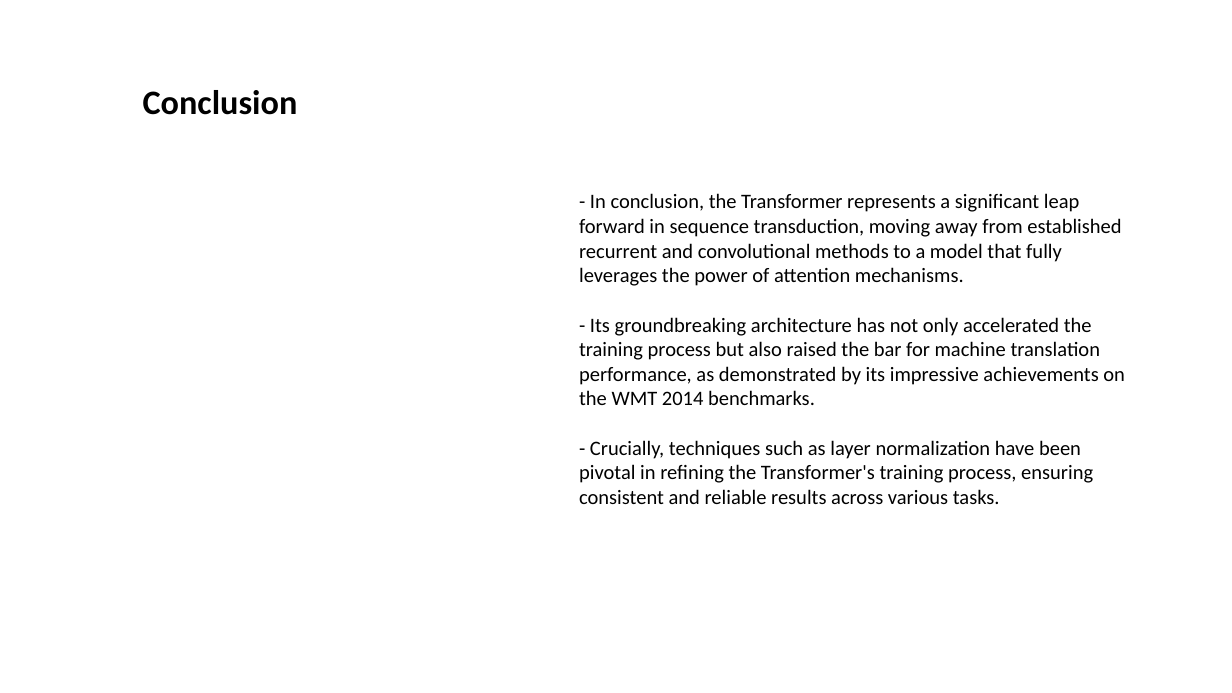
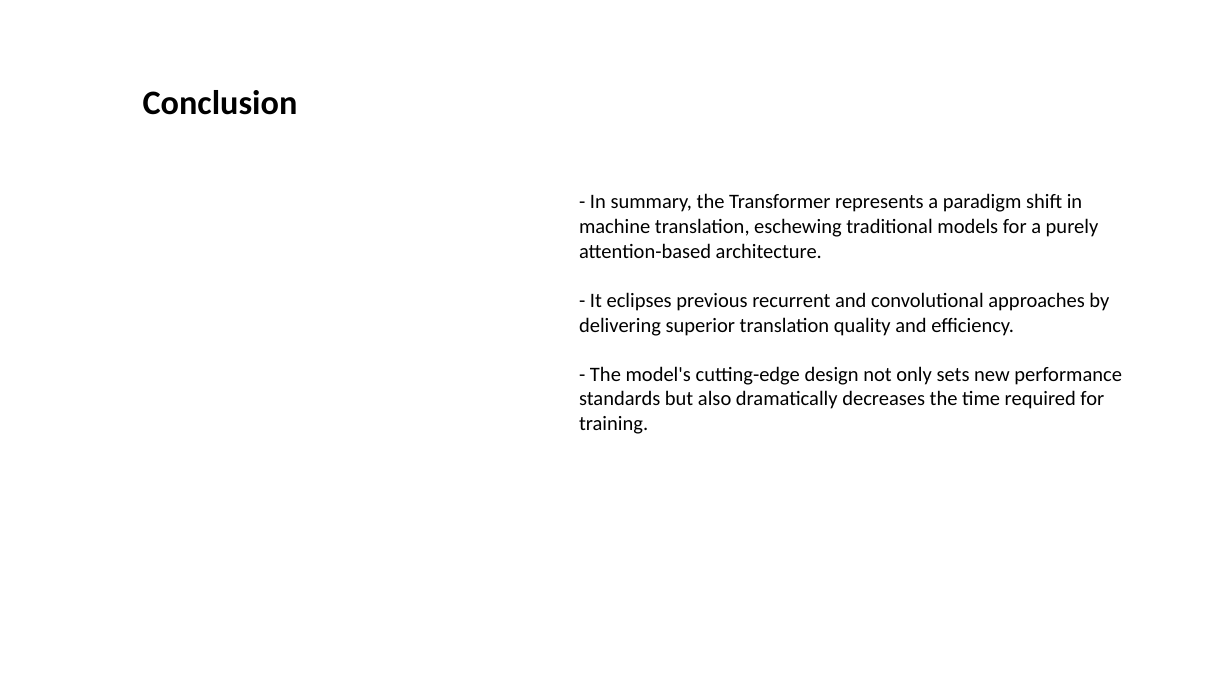
Before and after one commit to Jessie-ZhaoXi/dsa4213-ppt-generator, a slide deck: slide 7 of ppt_generator/my_ppts/attention_mode1.pptx (slide 10 before the commit). Drawn at 1232x693 pixels with LibreOffice and Linux fonts; fonts in the diff are those of the drawing; background and template pictures are left out. Boxes give left, top, right and bottom in pixels: in the first picture for what was removed or moved away, otherwise in the second. Text is boxed around its words. In the diff, an @@ line names an element or a change of style, - is before the commit and + after.

```diff
--- a/ppt_generator/my_ppts/attention_mode1.pptx
+++ b/ppt_generator/my_ppts/attention_mode1.pptx
@@ text at (579, 193, 1122, 434): text changed @@
-- In conclusion, the Transformer represents a significant leap forward in sequence transduction, moving away from established recurrent and convolutional methods to a model that fully leverages the power of attention mechanisms.
-- Its groundbreaking architecture has not only accelerated the training process but also raised the bar for machine translation performance, as demonstrated by its impressive achievements on the WMT 2014 benchmarks.
-- Crucially, techniques such as layer normalization have been pivotal in refining the Transformer's training process, ensuring consistent and reliable results across various tasks.
+- In summary, the Transformer represents a paradigm shift in machine translation, eschewing traditional models for a purely attention-based architecture.
+- It eclipses previous recurrent and convolutional approaches by delivering superior translation quality and efficiency.
+- The model's cutting-edge design not only sets new performance standards but also dramatically decreases the time required for training.
```
Also in this commit, not shown: 5 other slides changed, 1 slide added, 4 slides removed, 8 other files.
